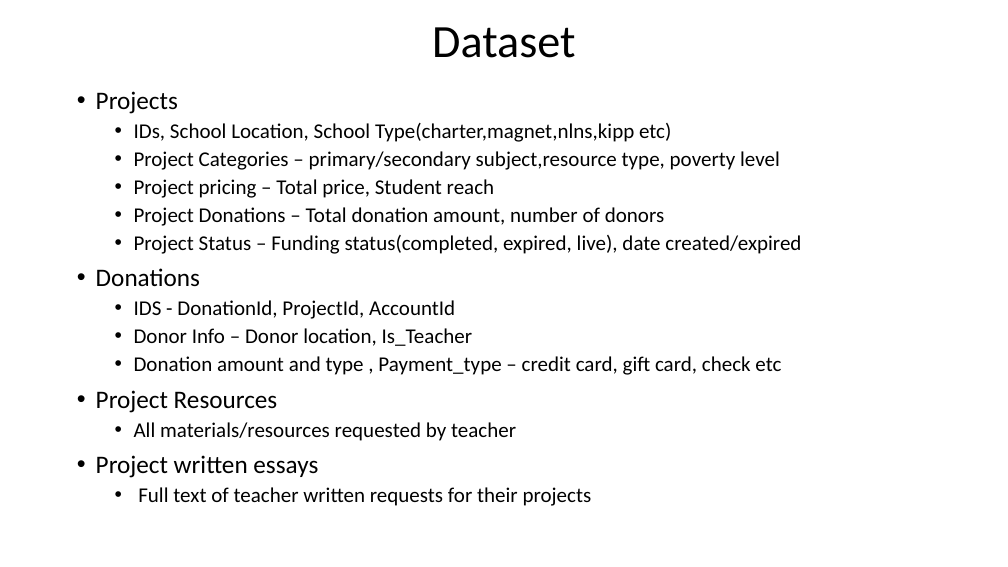
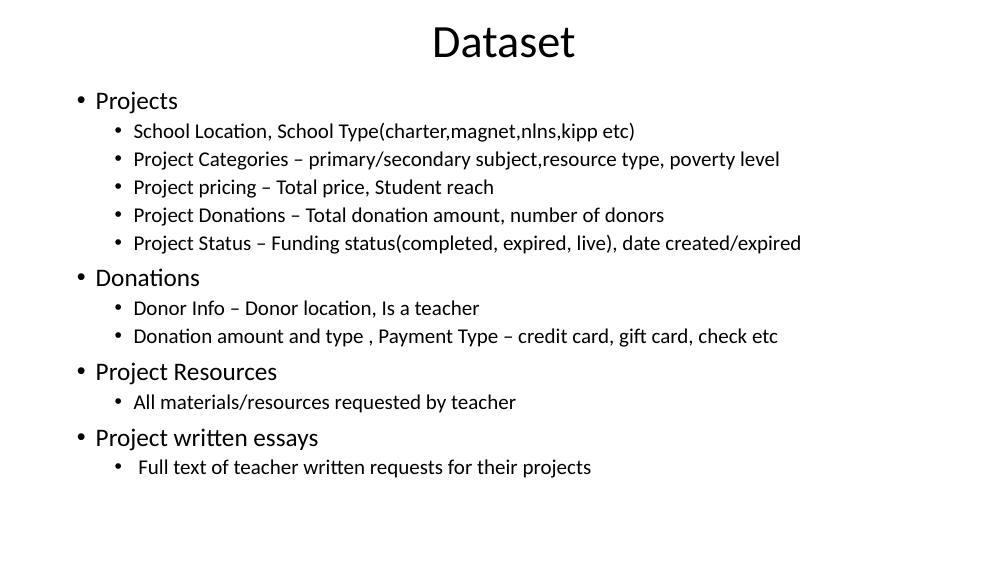
Before and after one commit to Naveed1842/data-science-intensive-2, a slide deck: slide 6 of Donor-Choose-Project/CapstoneProject_Slides.pptx (slide 5 before the commit). Drawn at 1008x567 pixels with LibreOffice and Linux fonts; fonts in the diff are those of the drawing. Boxes give left, top, right and bottom in pixels: in the first picture for what was removed or moved away, otherwise in the second. Text is boxed around its words. In the diff, an @@ line names an element or a change of style, - is before the commit and + after.

```diff
--- a/Donor-Choose-Project/CapstoneProject_Slides.pptx
+++ b/Donor-Choose-Project/CapstoneProject_Slides.pptx
@@ text at (134, 123, 635, 142): text changed @@
-  • IDs, School Location, School Type(charter,magnet,nlns,kipp etc)
+  • School Location, School Type(charter,magnet,nlns,kipp etc)
@@ text at (134, 300, 778, 347): text changed @@
-  • IDS - DonationId, ProjectId, AccountId
-  • Donor Info – Donor location, Is_Teacher
-  • Donation amount and type , Payment_type – credit card, gift card, check etc
+  • Donor Info – Donor location, Is a teacher
+  • Donation amount and type , Payment Type – credit card, gift card, check etc
```
Also in this commit, not shown: 9 other slides changed, 1 slide added, 2 other files.
